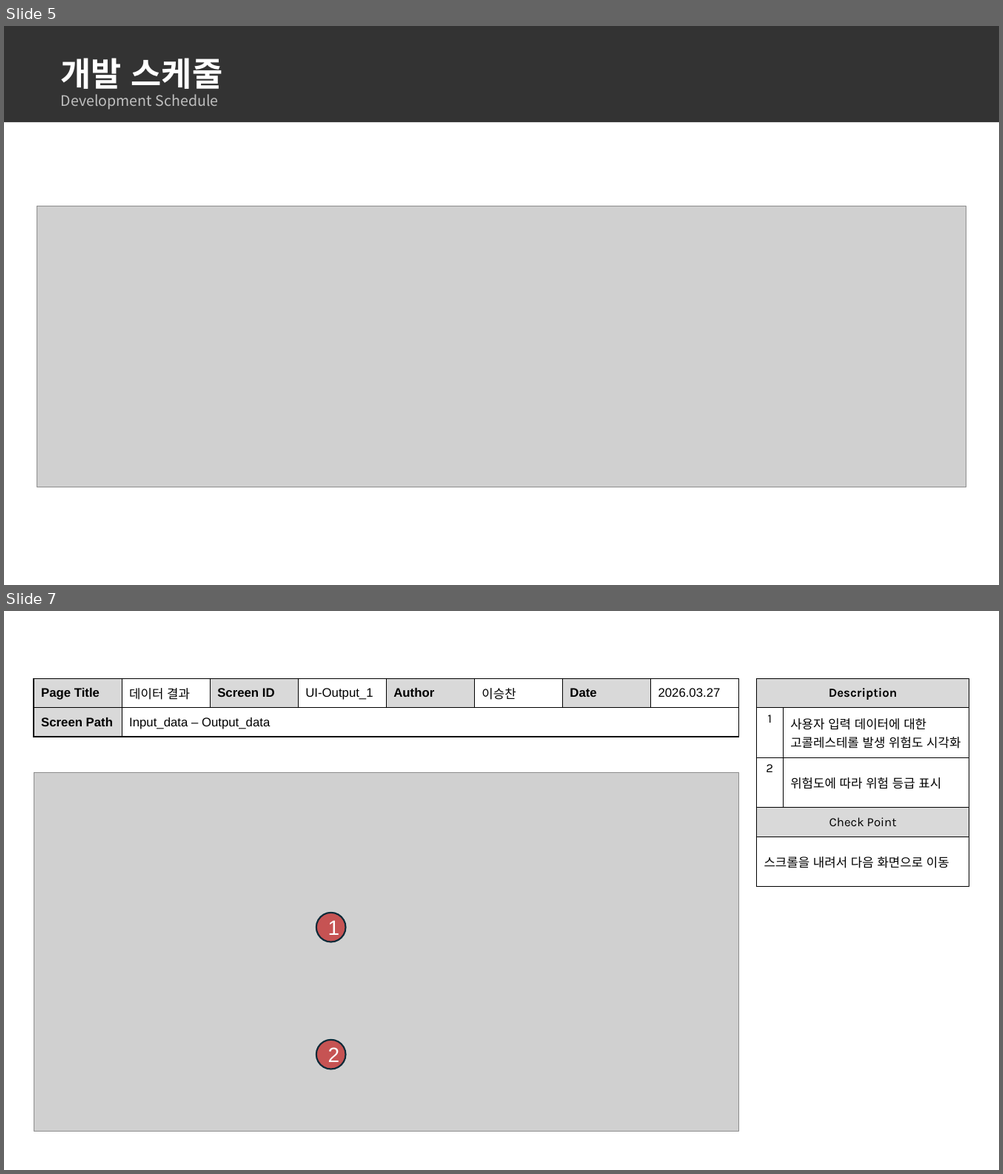
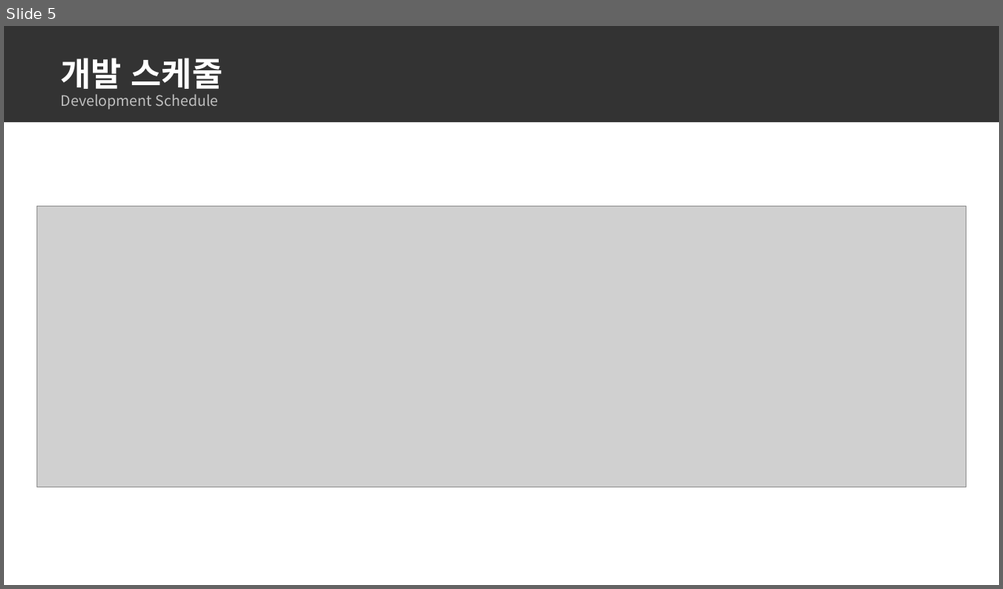
Before and after one commit to dc-inside/LeeSeungChan, a slide deck: 1차 프로젝트/기획/기획서.pptx. Shown one above the other, each under a label of ours: slides 5 and 7 before the commit, slide 5 after it; the slides between them are not shown. The pictures are 1003x1174 and 1003x589 pixels, drawn with LibreOffice and Linux fonts; fonts in the diff are those of the drawing; grey boxes stand for pictures. Boxes give left, top, right and bottom in pixels: in the first picture for what was removed or moved away, otherwise in the second. Text is boxed around its words. In the diff, an @@ line names an element or a change of style, - is before the commit and + after.

```diff
--- a/1차 프로젝트/기획/기획서.pptx
+++ b/1차 프로젝트/기획/기획서.pptx
@@ slide 7 removed at [4,611,999,1170], background #FFFFFF @@
@@ table removed at [34,678,738,736], 2 rows, 8 columns @@
-Page Title | 데이터 결과 | Screen ID | UI-Output_1 | Author | 이승찬 | Date | 2026.03.27
-Screen Path | Input_data – Output_data |  |  |  |  |  | 
@@ table removed at [756,678,970,887], 5 rows, 2 columns @@
-Description | 
-1 | 사용자 입력 데이터에 대한 고콜레스테롤 발생 위험도 시각화
-2 | 위험도에 따라 위험 등급 표시
-Check Point | 
-스크롤을 내려서 다음 화면으로 이동 | 
@@ picture removed at [34,773,739,1132] @@
@@ ellipse removed at [316,913,346,943] @@
-1
@@ ellipse removed at [316,1040,346,1069] @@
-2
```
Also in this commit, not shown: 3 slides changed, 3 other slides removed, 1 other file.
